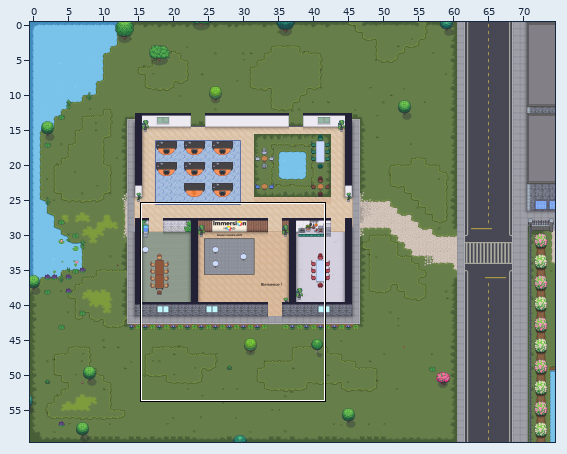
Tiled map (JSON) -- Immersion.tmj. Above: a wide view before the commit, with the close-up outlined.
Close-up. Earlier state:
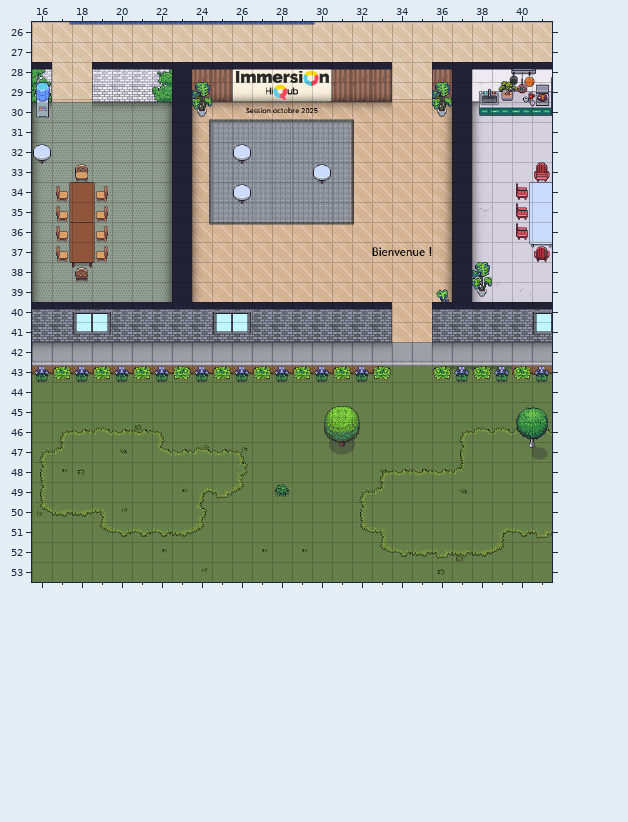
Cells are 32x32 px. Shown: x 16..41, y 26..53. The commit also changed other parts of the map, which this record leaves out.
Once edited:
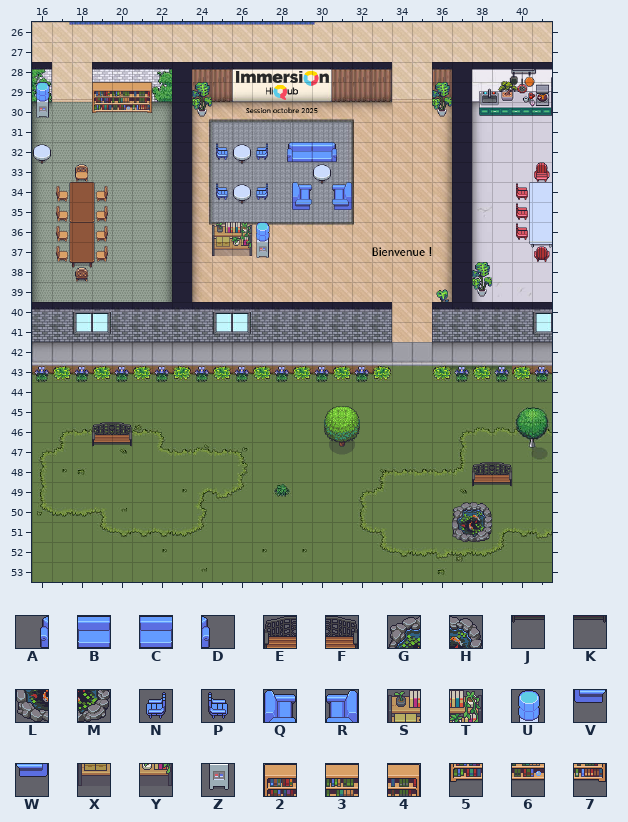
Key: from "WA_Decoration": A 5629, B 5630, C 5631, D 5632, E 5633, F 5634, G 5641, H 5642, J 5708, K 5709, L 5716, M 5717, N 6152, P 6153, Q 6154, R 6156, S 6163, T 6164, U 6168, V 6229, W 6231, X 6238, Y 6239, Z 6243, 2 6312, 3 6313, 4 6314, 5 6387, 6 6388, 7 6389.
_ is an empty cell.
Diff:
{"where": "layer \"visuels/chaises\""}
{"y":32,"x":25,"old":"_","new":"P"}
{"y":32,"x":27,"old":"_____","new":"NABCD"}
{"y":34,"x":25,"old":"_","new":"P"}
{"y":34,"x":27,"old":"_","new":"N"}
{"y":34,"x":29,"old":"_","new":"Q"}
{"y":34,"x":31,"old":"_","new":"R"}
{"y":35,"x":29,"old":"_","new":"V"}
{"y":35,"x":31,"old":"_","new":"W"}
{"where": "layer \"visuels/Decoration 1\""}
{"y":29,"x":19,"old":"___","new":"234"}
{"y":30,"x":19,"old":"___","new":"567"}
{"y":36,"x":25,"old":"___","new":"STU"}
{"y":37,"x":25,"old":"___","new":"XYZ"}
{"y":46,"x":19,"old":"__","new":"EF"}
{"y":47,"x":19,"old":"__","new":"JK"}
{"y":48,"x":38,"old":"__","new":"EF"}
{"y":49,"x":38,"old":"__","new":"JK"}
{"y":50,"x":37,"old":"__","new":"GH"}
{"y":51,"x":37,"old":"__","new":"LM"}
